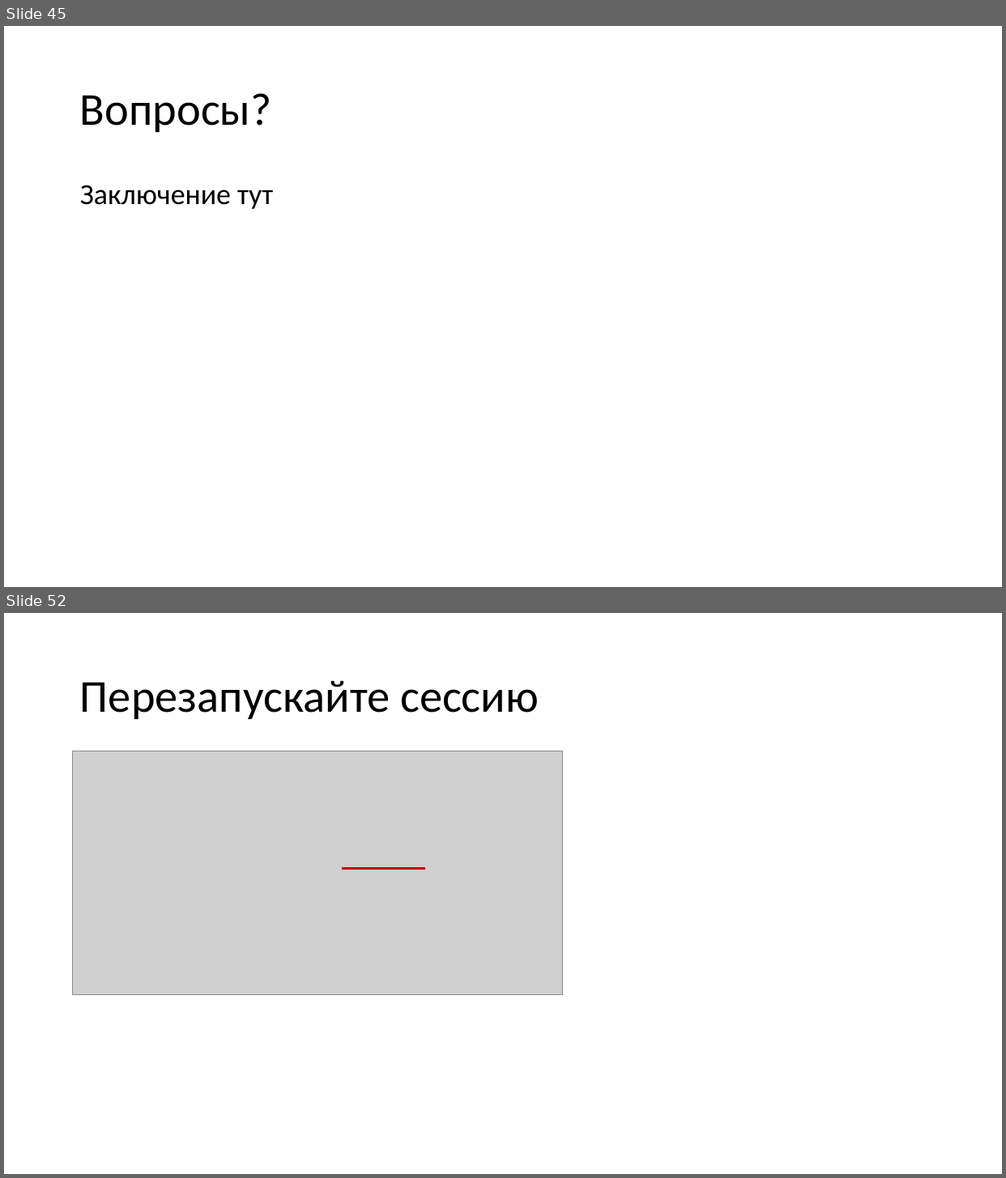
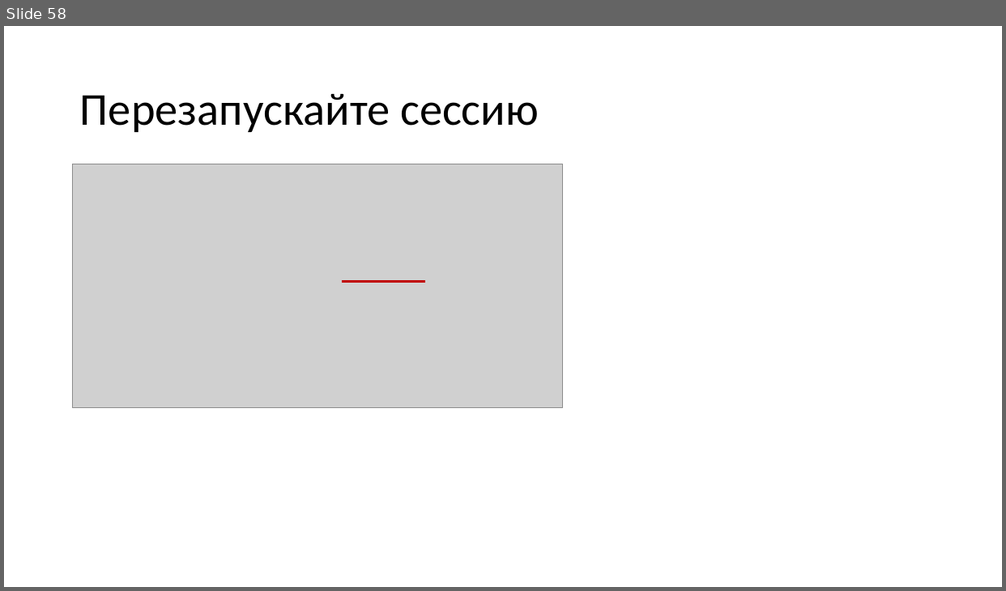
Before and after one commit to yoursdearboy/git-101, a slide deck: basic2.pptx. Shown one above the other, each under a label of ours: slides 45 and 52 before the commit, slide 58 after it; the slides between them are not shown. The pictures are 1006x1178 and 1006x591 pixels, drawn with LibreOffice and Linux fonts; fonts in the diff are those of the drawing; grey boxes stand for pictures. Boxes give left, top, right and bottom in pixels: in the first picture for what was removed or moved away, otherwise in the second. Text is boxed around its words. In the diff, an @@ line names an element or a change of style, - is before the commit and + after.

```diff
--- a/basic2.pptx
+++ b/basic2.pptx
@@ slide 45 removed at box(4, 26, 1002, 587), background #FFFFFF @@
@@ title removed at box(80, 93, 272, 132) @@
-Вопросы?
@@ text removed at box(80, 185, 273, 209) @@
-Заключение тут
@@ what was slide 52 is now slide 58 @@
```
Also in this commit, not shown: 10 slides changed, 13 slides added, 11 other slides removed.
